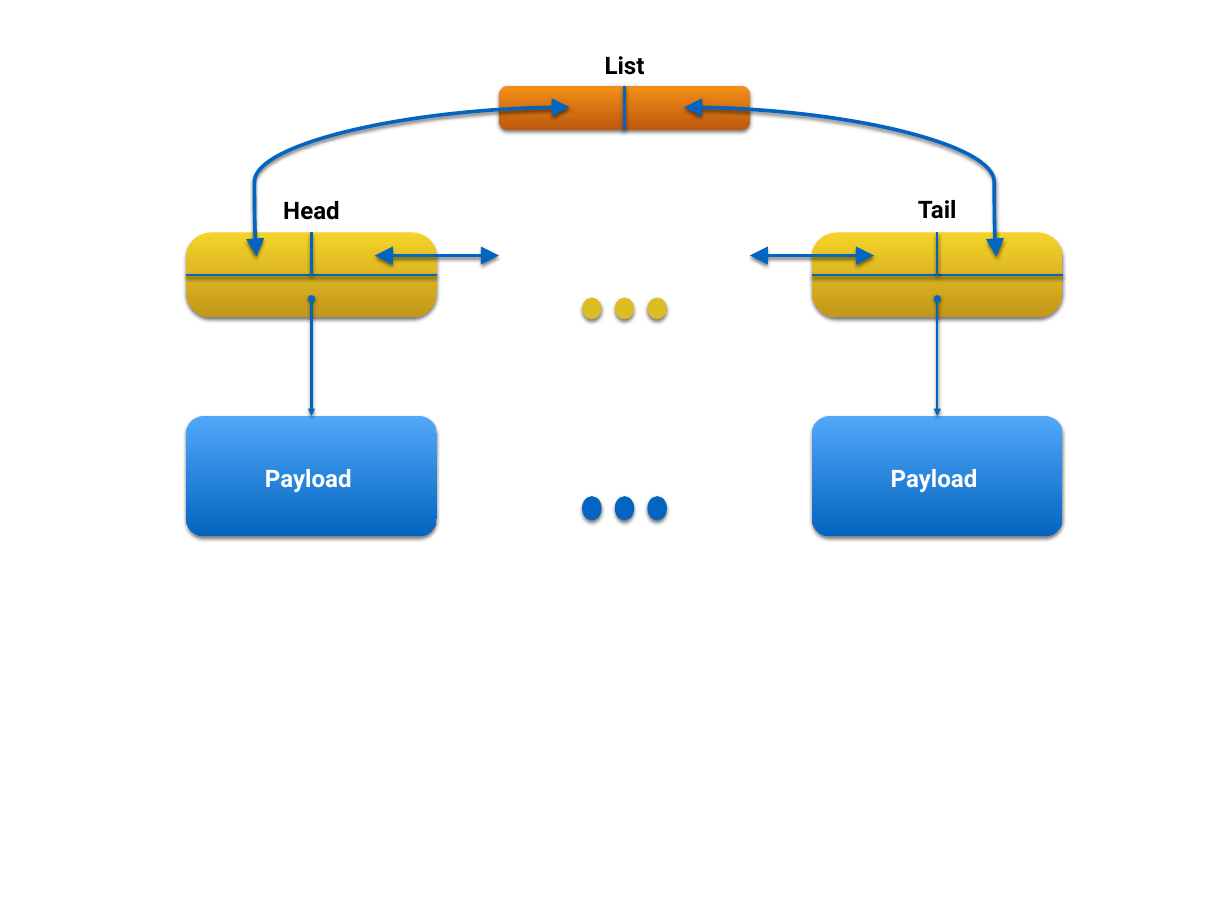
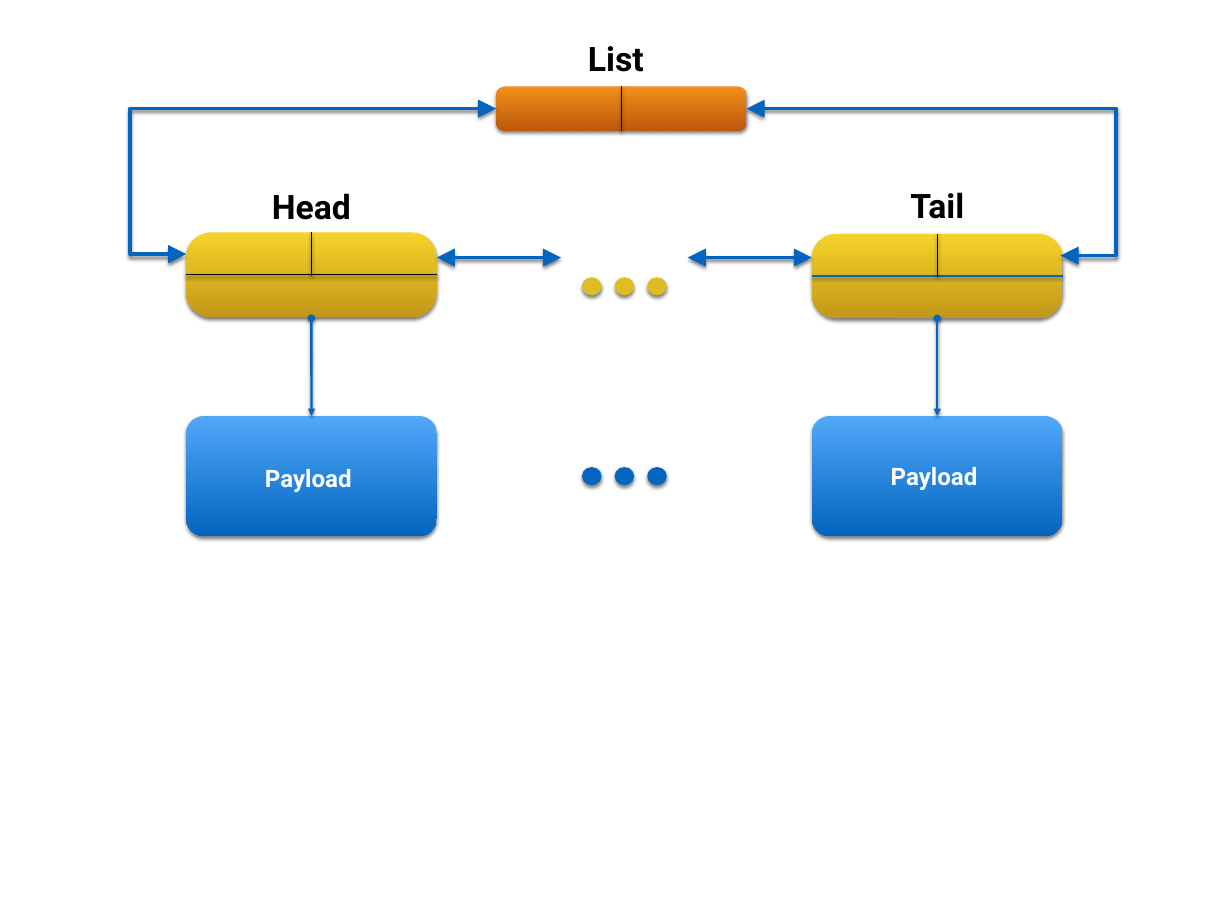
Before and after one commit to micro-os-plus/utils-lists-xpack, a slide deck: slide 1 of website/assets/pptx/lists.pptx. Drawn at 1232x924 pixels with LibreOffice and Linux fonts; fonts in the diff are those of the drawing. Boxes give left, top, right and bottom in pixels: in the first picture for what was removed or moved away, otherwise in the second. Text is boxed around its words. In the diff, an @@ line names an element or a change of style, - is before the commit and + after.

```diff
--- a/website/assets/pptx/lists.pptx
+++ b/website/assets/pptx/lists.pptx
@@ size 20 to 28 pt, letter outline none to #D9D9D9 0.25 pt in 3 elements at (272,193,351,220), (910,192,964,219), (588,46,644,72) @@
@@ text "List": place and size @@
-text "List" at (605,56,645,75)
+text "List" at (588,46,644,72)
@@ line moved from (625, 86) - (625, 130) to (621, 87) - (621, 131) @@
@@ line (621, 87) - (621, 131): stroke #0365C0 2 pt to #000000 1 pt @@
@@ elbow double arrow added from (496, 108) to (186, 254), #0365C0 3 pt @@
@@ curved double arrow removed from (570, 107) to (256, 256) @@
@@ curved double arrow removed from (996, 256) to (684, 107) @@
@@ elbow double arrow added from (747, 108) to (1060, 256), #0365C0 3 pt @@
@@ text "Head": place and size @@
-text "Head" at (283,201,340,220)
+text "Head" at (272,193,351,220)
@@ text "Tail": place and size @@
-text "Tail" at (918,200,957,219)
+text "Tail" at (910,192,964,219)
@@ line (312, 232) - (312, 276): stroke #0365C0 2 pt to #000000 1 pt @@
@@ line (937, 234) - (937, 277): stroke #0365C0 2 pt to #000000 1 pt @@
@@ double arrow moved from (375, 256) - (499, 256) to (437, 257) - (561, 257) @@
@@ double arrow moved from (750, 256) - (874, 256) to (688, 257) - (812, 257) @@
@@ line (186, 275) - (437, 275): stroke #0365C0 2 pt to #000000 1 pt @@
@@ 3 ellipses: place and size @@
-3 ellipses at (583,299,666,318)
+3 ellipses at (583,278,666,294)
@@ line (812, 276) - (1063, 276): stroke #0365C0 2 pt to #0365C0 1 pt @@
@@ double arrow moved from (312, 299) - (312, 416) to (311, 318) - (312, 416) @@
@@ double arrow moved from (937, 299) - (937, 416) to (937, 318) - (937, 416) @@
@@ ellipse: place and size @@
-ellipse at (583,497,600,519)
+ellipse at (583,469,600,484)
@@ ellipse: place and size @@
-ellipse at (616,497,633,519)
+ellipse at (616,469,633,484)
@@ ellipse: place and size @@
-ellipse at (649,497,666,519)
+ellipse at (649,469,666,484)
```
Also in this commit, not shown: 1 other slide changed, 2 other files.
